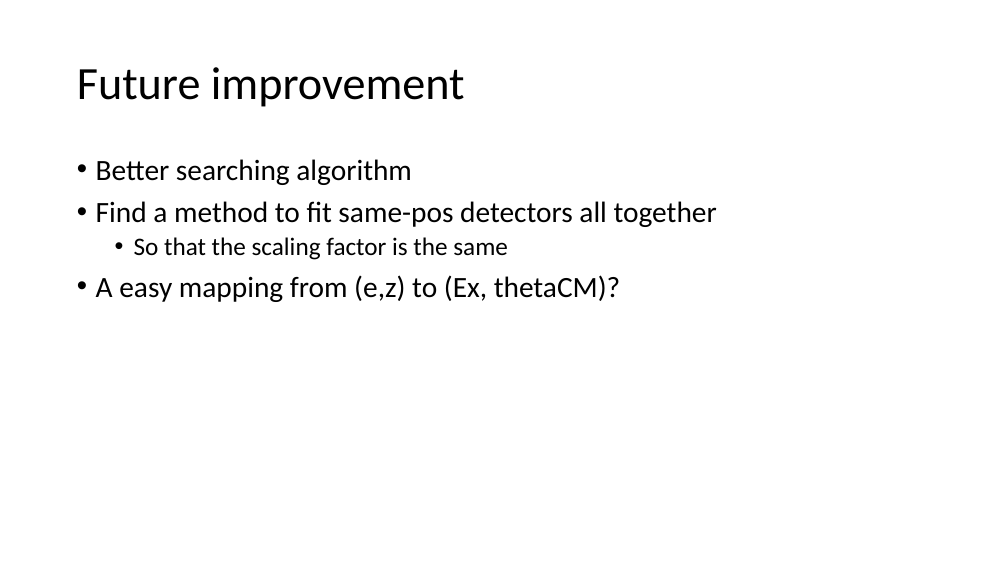
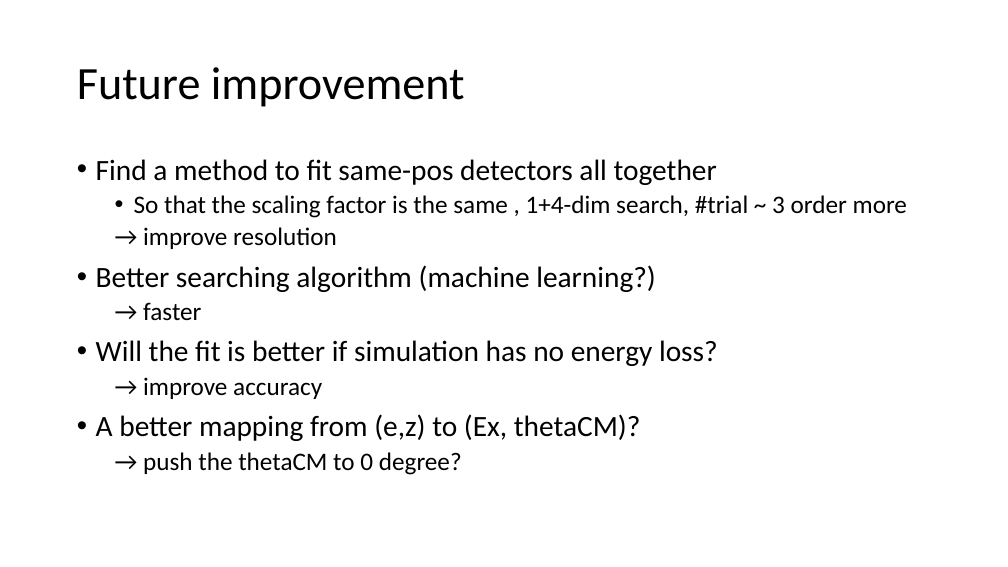
Before and after one commit to goluckyryan/HELIOS, a slide deck: slide 11 of Calibration/autoCali/documents/HELIOS AutoCalibration.pptx. Drawn at 1008x567 pixels with LibreOffice and Linux fonts; fonts in the diff are those of the drawing. Boxes give left, top, right and bottom in pixels: in the first picture for what was removed or moved away, otherwise in the second. Text is boxed around its words. In the diff, an @@ line names an element or a change of style, - is before the commit and + after.

```diff
--- a/Calibration/autoCali/documents/HELIOS AutoCalibration.pptx
+++ b/Calibration/autoCali/documents/HELIOS AutoCalibration.pptx
@@ text at [96,159,412,185]: paragraph removed @@
-• Better searching algorithm
@@ text at [96,195,907,475]: text changed; size 28 to 24 pt @@
-  • So that the scaling factor is the same
-• A easy mapping from (e,z) to (Ex, thetaCM)?
+  • So that the scaling factor is the same , 1+4-dim search, #trial ~ 3 order more
+  → improve resolution
+• Better searching algorithm (machine learning?)
+  → faster
+• Will the fit is better if simulation has no energy loss?
+  → improve accuracy
+• A better mapping from (e,z) to (Ex, thetaCM)?
+  → push the thetaCM to 0 degree?
```
Also in this commit, not shown: 4 other slides changed, 1 slide added, 1 other file.
